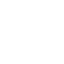
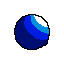
Layers edited between the first and the second 64x64 image:
painted on "Background" over [14,14,51,51]
